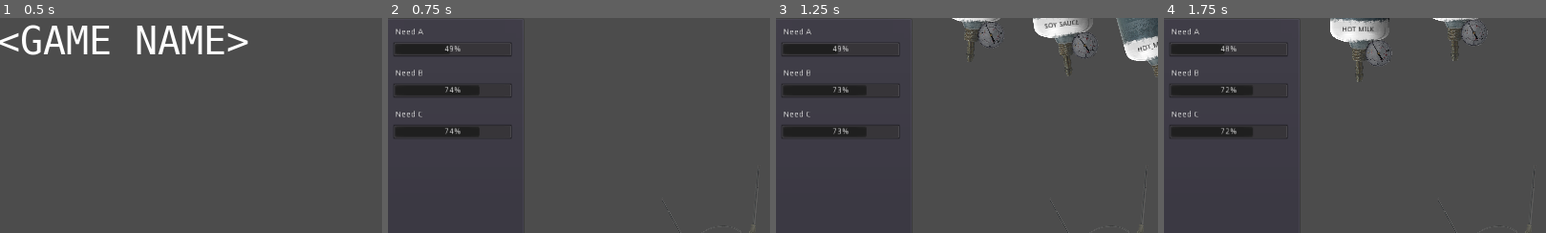
Above: before the commit, frames 1-4 (left to right).
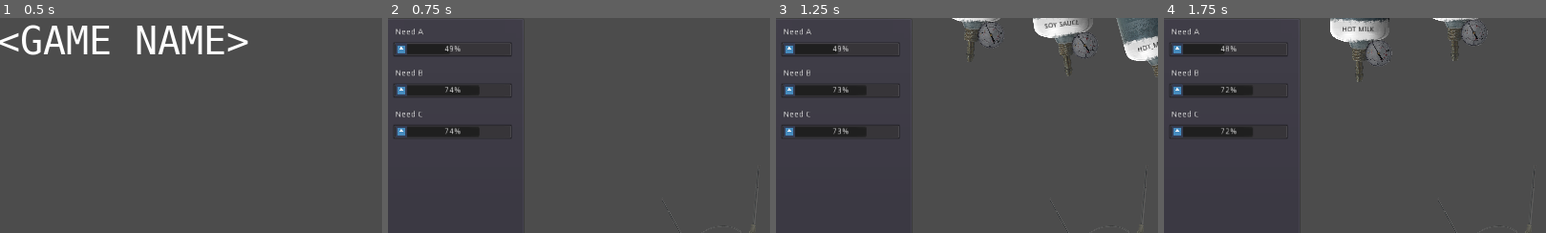
Above: after the commit, the same moments.

Repository: BlackBrad/KiwiJam2021
Game: Godot game, scene res://Scenes/MainMenu.tscn
The game is run twice, just before and just after one commit, with the same random seed, the same clock (stepped at 60 frames per second) and the same inputs. The engine's default icon, where the game draws it, is replaced by a stand-in: a white triangle on a blue panel in a dark square.
Inputs (mouse positions are % of the whole screen's width and height, from its top left):
- Up to frame 1 (0.5 s): no input
- Up to frame 2 (0.75 s): click "Play" at 0.5 s
- Up to frame 3 (1.25 s): no input
- Up to frame 4 (1.75 s): drag from (50, 0) to (88, 28) at 1.27 s
The pictures show only the part of the screen within x 0-50%, y 0-50%; the shares and areas given below are measured in that part.

Frame 1 is identical in both runs. In frame 2, 0.5% of the frame differs, in the area x 2-5%, y 12-56%; in frame 3, 0.5%; in frame 4, 0.5%.

Commit message:
Implement need change indicators

Diff:
--- a/Scenes/NeedUI.tscn
+++ b/Scenes/NeedUI.tscn
@@ -1,6 +1,7 @@
-[gd_scene load_steps=2 format=2]
+[gd_scene load_steps=3 format=2]
 
 [ext_resource path="res://Scripts/NeedUI.gd" type="Script" id=1]
+[ext_resource path="res://icon.png" type="Texture" id=2]
 
 [node name="NeedUI" type="Control"]
 margin_right = 220.0
@@ -24,6 +25,28 @@
 "_edit_use_anchors_": false
 }
 
+[node name="IncreaseArrow" type="TextureRect" parent="ProgressBar"]
+margin_left = 176.2
+margin_top = 2.2601
+margin_right = 196.2
+margin_bottom = 22.2601
+texture = ExtResource( 2 )
+expand = true
+__meta__ = {
+"_edit_use_anchors_": false
+}
+
+[node name="DecreaseArrow" type="TextureRect" parent="ProgressBar"]
+margin_left = 4.3393
+margin_top = 1.75994
+margin_right = 24.3393
+margin_bottom = 21.7599
+texture = ExtResource( 2 )
+expand = true
+__meta__ = {
+"_edit_use_anchors_": false
+}
+
 [node name="Label" type="Label" parent="."]
 margin_left = 10.0793
 margin_top = 10.0794
--- a/Scripts/NeedUI.gd
+++ b/Scripts/NeedUI.gd
@@ -8,11 +8,29 @@
 
 onready var label = $Label
 onready var progress_bar = $ProgressBar
+onready var increase_indicator = $ProgressBar/IncreaseArrow
+onready var decrease_indicator = $ProgressBar/DecreaseArrow
+
+var _old_amount = 0.0
 
 func _ready():
 	label.text = label_name
+	increase_indicator.hide()
+	decrease_indicator.hide()
 
-func _process(delta):
+func _physics_process(delta):
 	var need_source = get_node(need_source_path)
 	var source_amount = need_source.get_needs_value(need_key)
 	progress_bar.value = int(source_amount)
+
+	if source_amount - _old_amount > 0.01:
+		increase_indicator.show()
+		decrease_indicator.hide()
+	elif source_amount - _old_amount < -0.01:
+		decrease_indicator.show()
+		increase_indicator.hide()
+	else:
+		increase_indicator.hide()
+		decrease_indicator.hide()
+
+	_old_amount = source_amount
